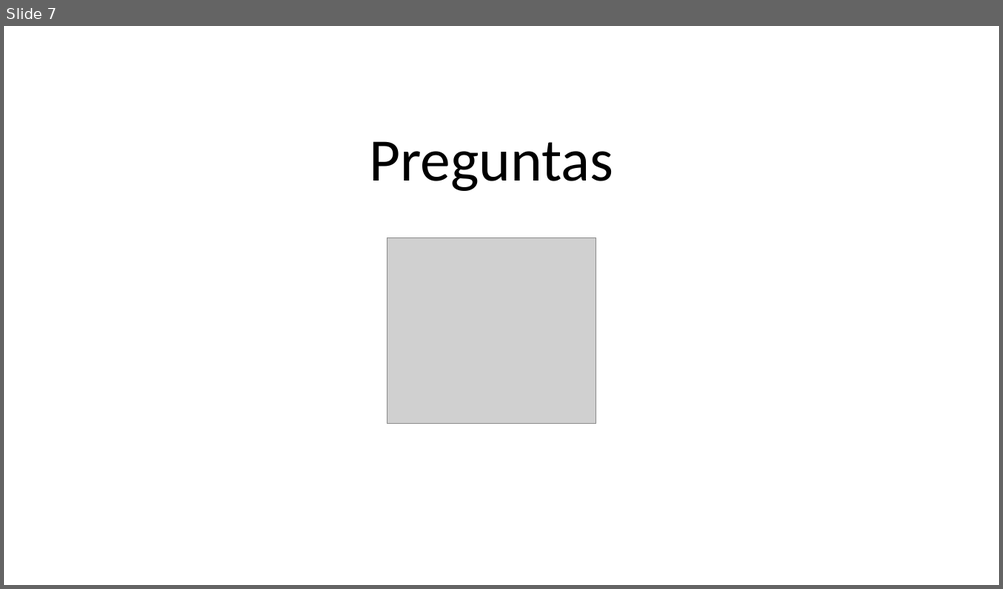
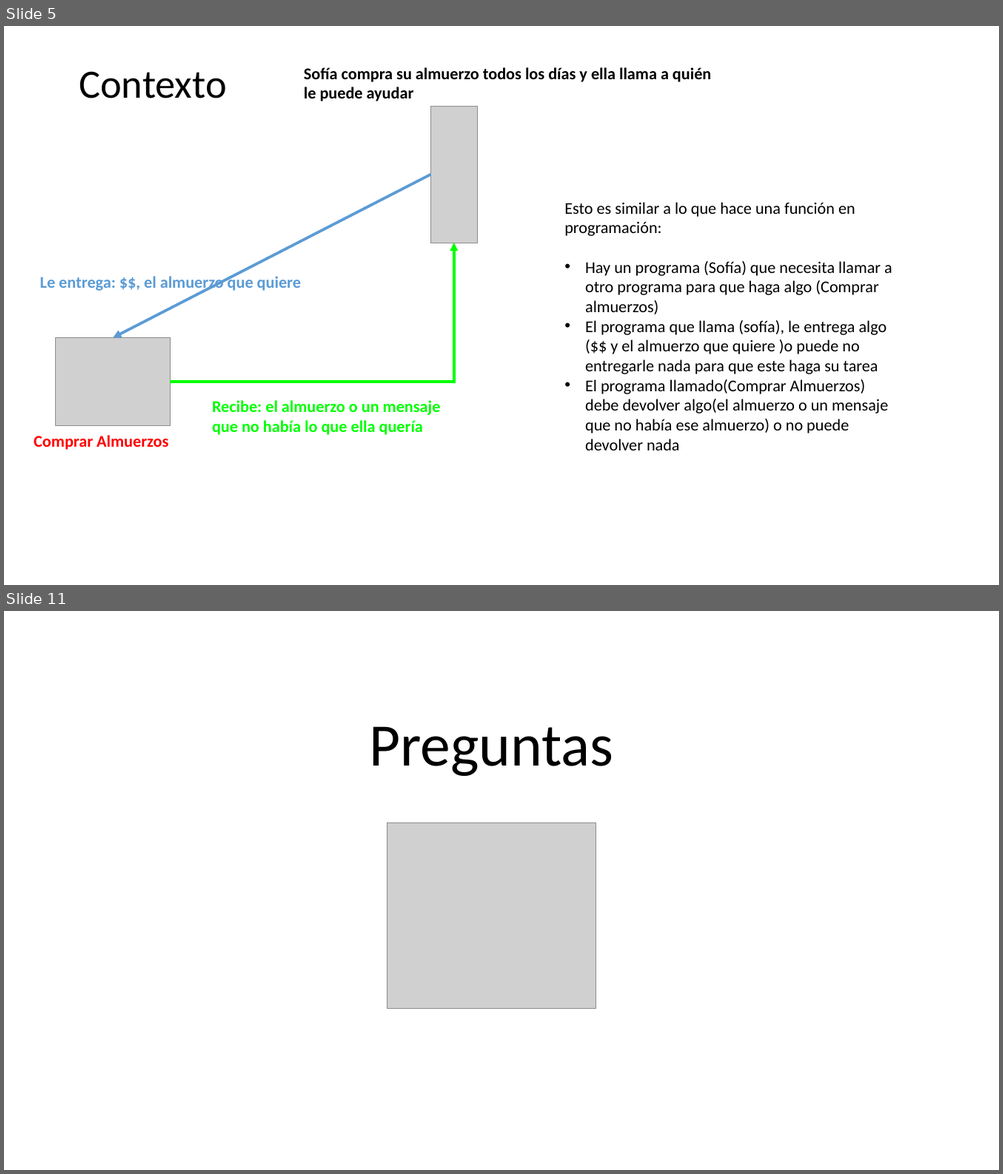
Before and after one commit to CesarLopez-Profe/Logica-de-programacion, a slide deck: Slides/2_Funciones.pptx. Shown one above the other, each under a label of ours: slide 7 before the commit, slides 5 and 11 after it; the slides between them are not shown. The pictures are 1003x589 and 1003x1174 pixels, drawn with LibreOffice and Linux fonts; fonts in the diff are those of the drawing; grey boxes stand for pictures; background and template pictures are left out. Boxes give left, top, right and bottom in pixels: in the first picture for what was removed or moved away, otherwise in the second. Text is boxed around its words. In the diff, an @@ line names an element or a change of style, - is before the commit and + after.

```diff
--- a/Slides/2_Funciones.pptx
+++ b/Slides/2_Funciones.pptx
@@ slide 5 added at [4,26,999,585], background picture (left out) @@
@@ text added at [304,67,711,101], 18 pt, text #000000, bold @@
+Sofía compra su almuerzo todos los días y ella llama a quién le puede ayudar
@@ title added at [79,71,227,99], 44 pt, text #000000 @@
+Contexto
@@ picture added at [430,107,478,244] @@
@@ arrow added from (430, 175) to (114, 338), #5B9BD5 3 pt @@
@@ text added at [564,202,892,451], 18 pt, text #000000 @@
+Esto es similar a lo que hace una función en programación:
+• Hay un programa (Sofía) que necesita llamar a otro programa para que haga algo (Comprar almuerzos)
+• El programa que llama (sofía), le entrega algo ($$ y el almuerzo que quiere )o puede no entregarle nada para que este haga su tarea
+• El programa llamado(Comprar Almuerzos) debe devolver algo(el almuerzo o un mensaje que no había ese almuerzo) o no puede devolver nada
@@ elbow arrow added from (170, 382) to (454, 243), #00FF00 3 pt @@
@@ text added at [40,275,301,293], 18 pt, text #5B9BD5, bold @@
+Le entrega: $$, el almuerzo que quiere
@@ picture added at [56,338,170,426] @@
@@ text added at [212,400,441,435], 18 pt, text #00FF00, bold @@
+Recibe: el almuerzo o un mensaje que no había lo que ella quería
@@ text added at [34,435,168,450], 18 pt, text #FF0000, bold @@
+Comprar Almuerzos
@@ what was slide 7 is now slide 11 @@
```
Also in this commit, not shown: 4 slides changed, 4 other slides added, 1 slide removed, 1 other file.
